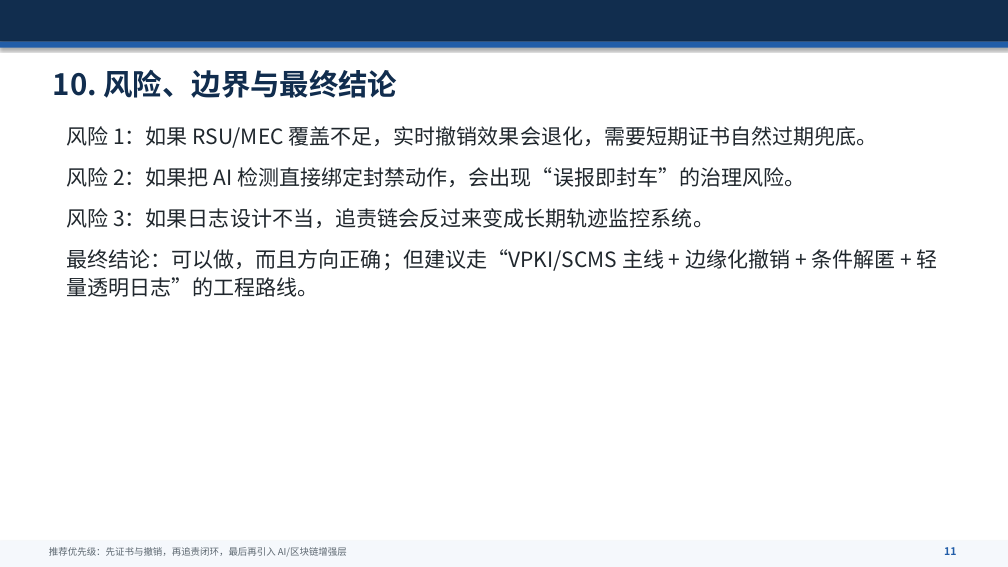
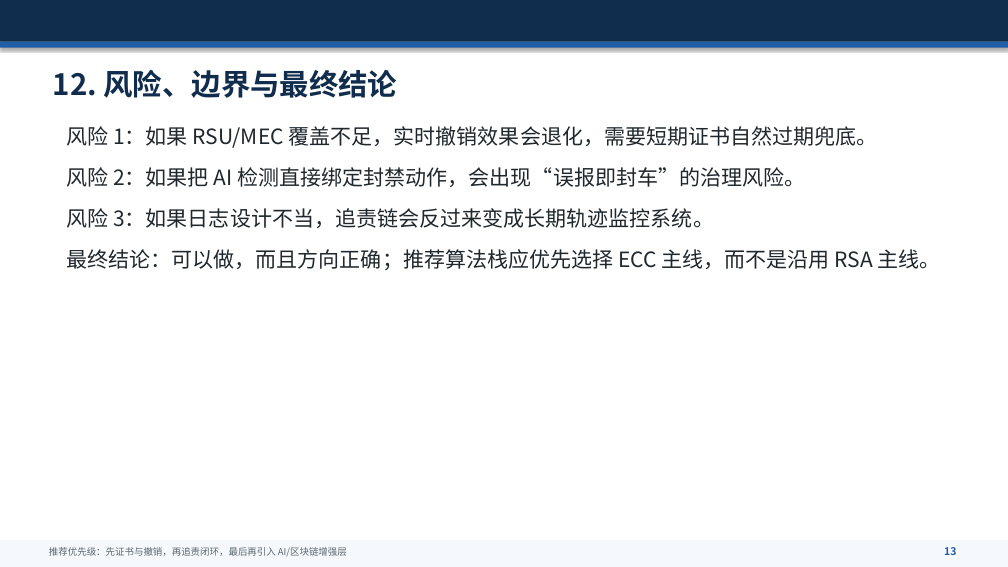
Before and after one commit to zhang10225/EATI, a slide deck: slide 13 of docs/vanet-eati-research.pptx (slide 11 before the commit). Drawn at 1008x567 pixels with LibreOffice and Linux fonts; fonts in the diff are those of the drawing. Boxes give left, top, right and bottom in pixels: in the first picture for what was removed or moved away, otherwise in the second. Text is boxed around its words. In the diff, an @@ line names an element or a change of style, - is before the commit and + after.

```diff
--- a/docs/vanet-eati-research.pptx
+++ b/docs/vanet-eati-research.pptx
@@ text at box(53, 70, 398, 98): text changed @@
-10. 风险、边界与最终结论
+12. 风险、边界与最终结论
@@ text at box(66, 249, 941, 270): text changed @@
-最终结论：可以做，而且方向正确；但建议走“VPKI/SCMS 主线 + 边缘化撤销 + 条件解匿 + 轻量透明日志”的工程路线。
+最终结论：可以做，而且方向正确；推荐算法栈应优先选择 ECC 主线，而不是沿用 RSA 主线。
@@ text at box(944, 547, 956, 555): text changed @@
-11
+13
```
Also in this commit, not shown: 11 other slides changed, 2 slides added, 1 other file.
